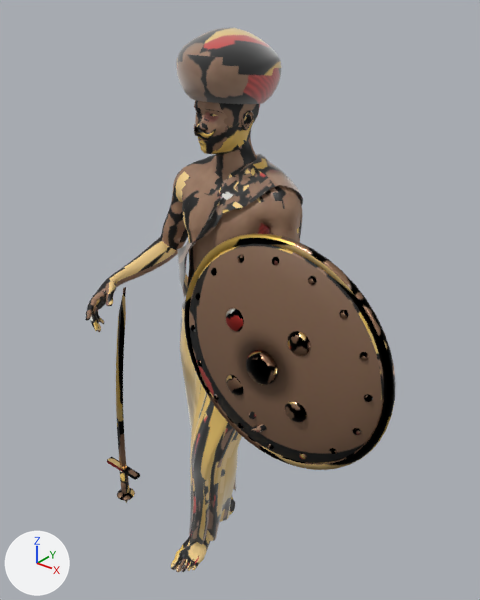
What one commit did to the glTF model reels/porus/assets/soldiers_glb/ind_sword.glb.
Camera for both pictures: a 50 mm camera at (1.168, -1.399, 1.991) aimed at (0.005, 0.054, 1.09). The lights are fixed; the arrows at lower left show +X, +Y and +Z. The older version comes first. Vertices at exactly the same position are counted once.

Objects in the first picture: 'A_ind_sword'.
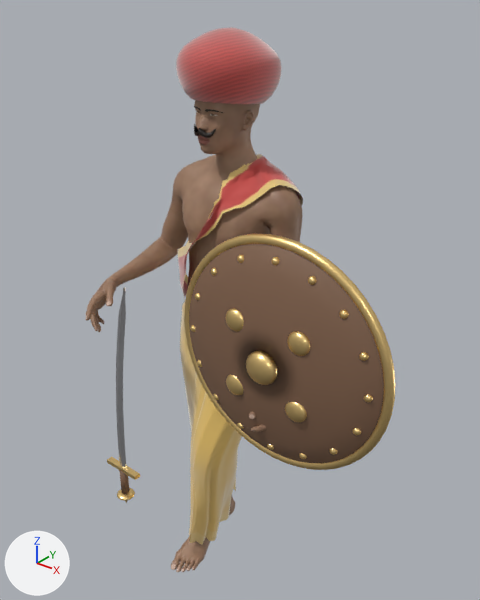
The change, as a list of edits to the scene's bpy script:
```text
Change mat_k_steel_003:
    remove mat_k_steel_003.texture = img_ind_sword_albedo
    add mat_k_steel_003.base_color = (0.62, 0.62, 0.64)  # light grey #ceced1
Change mat_k_gold_003:
    remove mat_k_gold_003.texture = img_ind_sword_albedo
    add mat_k_gold_003.base_color = (1.0, 0.71, 0.29)  # beige #ffdb93
Change mat_k_leather_004:
    remove mat_k_leather_004.texture = img_ind_sword_albedo
    add mat_k_leather_004.base_color = (0.22, 0.12, 0.07)  # brown #81614b
Change mat_k_gold_004:
    remove mat_k_gold_004.texture = img_ind_sword_albedo
    add mat_k_gold_004.base_color = (1.0, 0.71, 0.29)  # beige #ffdb93
Change me_béziercurve_006:
    where me_béziercurve_006.from_pydata(...)  # 23802 vertices, 46799 faces; spans x -0.46..0.59, y -0.3..0.31, z 0.0..1.86
    used by ob_a_ind_sword; location = (0.0, 0.0, 0.0)
    me_béziercurve_006 part 1: texture (UV) coordinates of 46793 of 46799 faces, centred in x -0.46..0.59, y -0.3..0.31, z 0.0..1.86, changed; they spanned u 0.0..0.99, v 0.0..0.99 and now span u 0.0..0.99, v 0.0..0.99
```

Boxes [x1, y1, x2, y2] around the edits, measured in the pictures (480 x 600 px):
'A_ind_sword', surface changed
    both: [85, 27, 396, 572]
